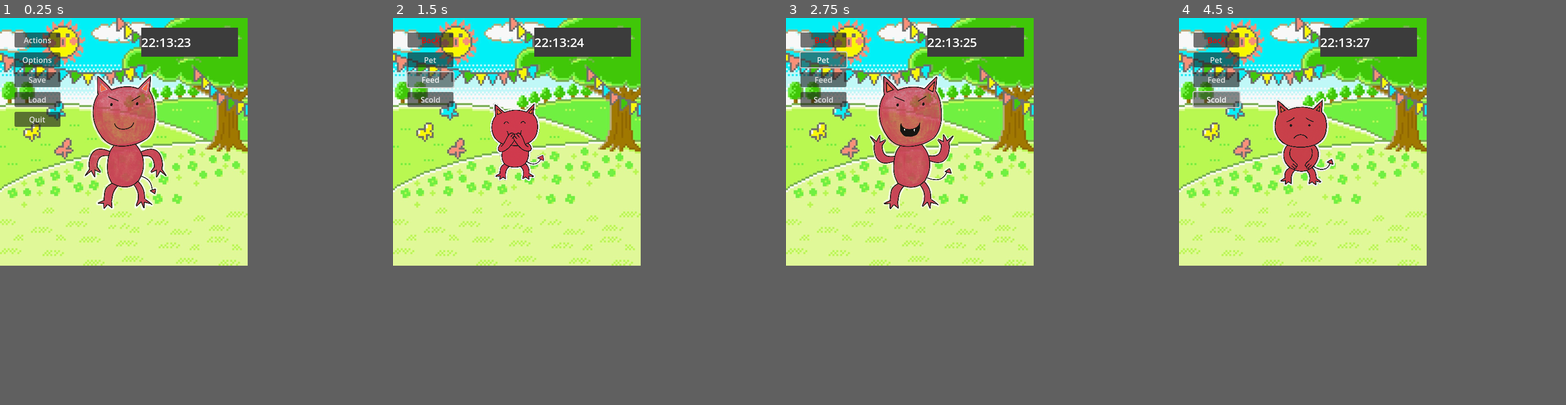
Above: before the commit, frames 1-4 (left to right).
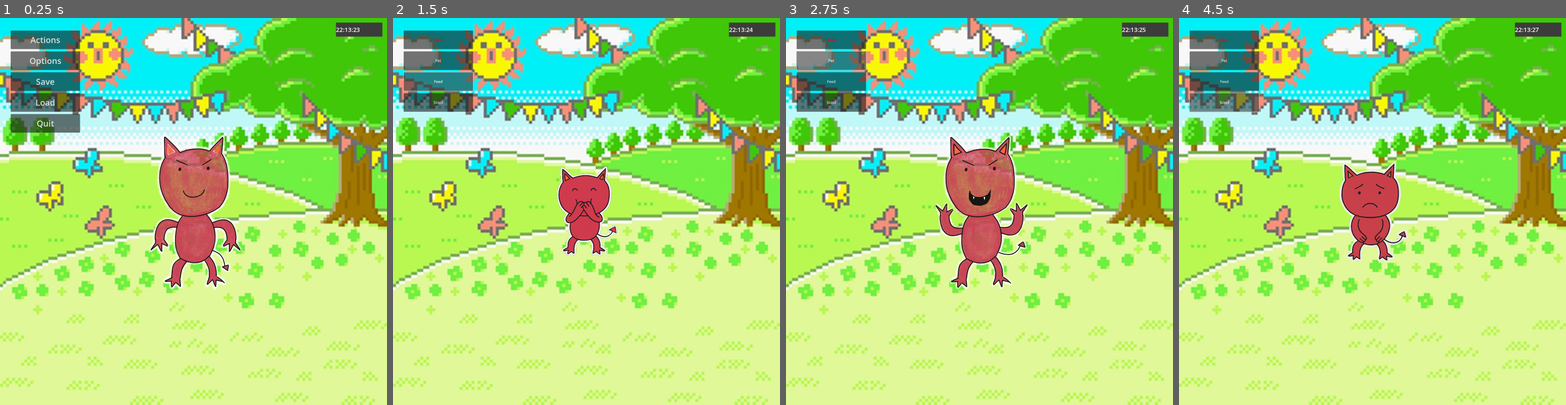
Above: after the commit, the same moments.

Repository: Izendi/egg_friend
Game: Godot game, scene res://assets/scenes/areas/tamagotchi_global.tscn
The game is run twice, just before and just after one commit, with the same random seed, the same clock (stepped at 60 frames per second) and the same inputs.
Inputs:
- Up to frame 1 (0.25 s): no input
- Up to frame 2 (1.5 s): click "Actions" at 0.5 s; click "Feed" at 1.25 s
- Up to frame 3 (2.75 s): click "Pet" at 2 s
- Up to frame 4 (4.5 s): tap Enter (ui_accept) at 2.75, 3.02, 3.77 s; hold Right (ui_right) 2.78-4.25 s; click "Scold" at 4.25 s
In our replay, the window is 512x512 before the commit and 800x800 after it. These sizes can differ from the game's own. Grey fills any space a smaller window leaves; there, only what the larger window draws over its background counts as a difference.

The runs differ from the first frame. In frame 1, 62% of the frame differs, in the area x 0-100%, y 0-100%; in frame 2, 61%; in frame 3, 61%; in frame 4, 61%.

Commit message:
egg friend now remains centred, scaled with the viewport size and can have its size adjusted in the inspector

Diff:
--- a/assets/scenes/areas/node_2d_egg_friend_1_child.gd
+++ b/assets/scenes/areas/node_2d_egg_friend_1_child.gd
@@ -1,5 +1,4 @@
 extends "res://assets/scenes/areas/node_2d_i_egg_friend.gd"
-
 
 # Called when the node enters the scene tree for the first time.
 func _ready():
--- a/assets/scenes/areas/node_2d_i_egg_friend.gd
+++ b/assets/scenes/areas/node_2d_i_egg_friend.gd
@@ -11,6 +11,7 @@
 	current_anim = "idle"
 
 
+
 # Called every frame. 'delta' is the elapsed time since the previous frame.
 func _process(delta):
 	pass
@@ -18,6 +19,36 @@
 		#print("Frames resource loaded!")
 	#else:
 		#print("No frames assigned yet.")
+
+func resize_and_centre_egg_friend_sprite(size_vec: Vector2) -> void:
+	if _animated_sprite == null: #ensure this is not null
+		return
+
+	var view_size: Vector2 = get_viewport_rect().size
+	var tex_size: Vector2 = _animated_sprite.sprite_frames.get_frame_texture(current_anim, 0).get_size()
+
+	var scale_factors := view_size / tex_size
+	var s : float = max(scale_factors.x, scale_factors.y)
+	_animated_sprite.scale = size_vec #Vector2(s, s)
+	_animated_sprite.position = view_size * 0.5
+
+	#var animation_names = _animated_sprite.sprite_frames.get_animation_names()
+
+	#if animation_names.size() == 0: #ensure there are animations to loop over
+		#return
+	#
+	#var frames: SpriteFrames = _animated_sprite.sprite_frames
+	#
+	#for anim_name in animation_names:
+		#var frame_count = frames.get_frame_count(anim_name)
+	#
+		#for i in range(frame_count):
+			#var tex: Texture2D = frames.get_frame_texture(anim_name, i)
+			#var size = tex.get_size()
+
+			#tex.scale = size_vec
+			#tex.position = get_viewport_rect().size * 0.5
+
 
 func setAnimation(new_anim: String):
 	if new_anim != current_anim:
--- a/assets/scenes/areas/tamagotchi_global.gd
+++ b/assets/scenes/areas/tamagotchi_global.gd
@@ -28,8 +28,14 @@
 
 @export var idleReturnBuffer: float = default_ReturnBuffer
 
+@export var egg_Friend_Scale: Vector2 = Vector2(0.5, 0.5)
+
+var current_egg_Friend_Scale: Vector2 = Vector2(0.5, 0.5)
+
 # Called when the node enters the scene tree for the first time.
 func _ready():
+	# NORMAL WORK:
+
 	#Connect to save game signal
 	menuSystem.save_game.connect(_on_save_game_request)
 	menuSystem.load_game.connect(_on_load_game_request)
@@ -47,6 +53,12 @@
 
 	#load default egg friend:
 	load_egg_friend("res://assets/scenes/areas/node_2d_egg_friend_1.tscn")
+
+
+	#For Debugging Purposes:
+	current_egg_Friend_Scale = egg_Friend_Scale
+	fit_egg_friend_to_viewport(current_egg_Friend_Scale)
+
 
 func _on_save_game_request(profileName: String, saveSlotNum: int):
 	var save_path = "user://savegame_" + profileName + "_" + str(saveSlotNum) + ".json"
@@ -79,6 +91,13 @@
 
 	print(result)
 
+
+func fit_egg_friend_to_viewport(scale_vector: Vector2) -> void:
+	if selected_egg_friend == null:
+		return
+
+	var view_size: Vector2 = $Node2D_world.get_viewport_rect().size
+	selected_egg_friend.resize_and_centre_egg_friend_sprite(scale_vector)
 
 func _on_pet_egg_friend() -> void:
 	print("you pet your egg friend!")
@@ -142,13 +161,13 @@
 func _on_button_feed_pressed():
 	if current_level:
 		print("Feed Button Pressed")
-		selected_egg_friend.setAnimation("eating")
+		set_current_egg_friend_animation("eating")
 
 
 func _on_button_freeze_pressed():
 	if current_level:
 		print("Freeze Button Pressed")
-		selected_egg_friend.setAnimation("sad")
+		set_current_egg_friend_animation("sad")
 
 func need_to_reset_to_idle(newIdleCount: float, newIdleReturnBuffer: float) -> void:
 	bool_needToResetToIdele = true
@@ -170,3 +189,8 @@
 	var m = str(now.minute).pad_zeros(2)
 	var s = str(now.second).pad_zeros(2)
 	topRight_label.text = "%s:%s:%s" % [h, m, s]
+
+
+	if current_egg_Friend_Scale != egg_Friend_Scale:
+		current_egg_Friend_Scale = egg_Friend_Scale
+		fit_egg_friend_to_viewport(current_egg_Friend_Scale)
--- a/assets/scenes/areas/tamagotchi_global.tscn
+++ b/assets/scenes/areas/tamagotchi_global.tscn
@@ -11,6 +11,7 @@
 
 [node name="Node_tamagotchi_global" type="Node"]
 script = ExtResource("1_cxcdh")
+egg_Friend_Scale = Vector2(0.4, 0.4)
 
 [node name="Node2D_world" type="Node2D" parent="."]
 
@@ -52,17 +53,17 @@
 
 [node name="Control" type="Control" parent="CanvasLayer"]
 layout_mode = 3
-anchors_preset = 0
-offset_left = 30.0
-offset_top = 30.0
-offset_right = 150.0
-offset_bottom = 430.0
+anchors_preset = 15
+anchor_right = 1.0
+anchor_bottom = 1.0
+offset_right = -1406.0
+offset_bottom = -1066.0
 
 [node name="VBoxContainer" type="VBoxContainer" parent="CanvasLayer/Control"]
 visible = false
 layout_mode = 1
 anchors_preset = -1
-anchor_right = 0.791667
+anchor_right = 0.963
 anchor_bottom = 0.515
 theme_override_constants/separation = 10
 metadata/_edit_use_anchors_ = true
@@ -104,54 +105,78 @@
 [node name="Main_menu" type="VBoxContainer" parent="CanvasLayer/Control"]
 layout_mode = 1
 anchors_preset = -1
-anchor_right = 0.791667
-anchor_bottom = 0.515
+anchor_left = 0.176
+anchor_top = 0.09
+anchor_right = 1.321
+anchor_bottom = 0.904
+offset_left = -0.112003
+offset_top = -0.18
+offset_right = -0.10202
+offset_bottom = -0.208008
 theme_override_constants/separation = 10
 metadata/_edit_use_anchors_ = true
 
 [node name="Button_actions" type="Button" parent="CanvasLayer/Control/Main_menu"]
-layout_mode = 2
+custom_minimum_size = Vector2(0, 80)
+layout_mode = 2
+theme_override_font_sizes/font_size = 36
 text = "Actions"
 
 [node name="Button_options" type="Button" parent="CanvasLayer/Control/Main_menu"]
-layout_mode = 2
+custom_minimum_size = Vector2(0, 80)
+layout_mode = 2
+theme_override_font_sizes/font_size = 36
 text = "Options"
 
 [node name="Button_save" type="Button" parent="CanvasLayer/Control/Main_menu"]
-layout_mode = 2
+custom_minimum_size = Vector2(0, 80)
+layout_mode = 2
+theme_override_font_sizes/font_size = 36
 text = "Save"
 
 [node name="Button_load" type="Button" parent="CanvasLayer/Control/Main_menu"]
-layout_mode = 2
+custom_minimum_size = Vector2(0, 80)
+layout_mode = 2
+theme_override_font_sizes/font_size = 36
 text = "Load"
 
 [node name="Button_quit" type="Button" parent="CanvasLayer/Control/Main_menu"]
-layout_mode = 2
+custom_minimum_size = Vector2(0, 80)
+layout_mode = 2
+theme_override_font_sizes/font_size = 36
 text = "Quit"
 
 [node name="Action_menu" type="VBoxContainer" parent="CanvasLayer/Control"]
 visible = false
 layout_mode = 1
 anchors_preset = -1
-anchor_right = 0.791667
-anchor_bottom = 0.515
+anchor_left = 0.175573
+anchor_top = 0.089701
+anchor_right = 1.321
+anchor_bottom = 0.903668
+offset_right = -0.10202
+offset_bottom = -0.00802612
 theme_override_constants/separation = 10
 metadata/_edit_use_anchors_ = true
 
 [node name="Button_back" type="Button" parent="CanvasLayer/Control/Action_menu"]
+custom_minimum_size = Vector2(0, 80)
 layout_mode = 2
 theme_override_colors/font_color = Color(0.956863, 0, 0, 1)
 text = "Back"
 
 [node name="Button_pet" type="Button" parent="CanvasLayer/Control/Action_menu"]
+custom_minimum_size = Vector2(0, 80)
 layout_mode = 2
 text = "Pet"
 
 [node name="Button_feed" type="Button" parent="CanvasLayer/Control/Action_menu"]
+custom_minimum_size = Vector2(0, 80)
 layout_mode = 2
 text = "Feed"
 
 [node name="Button_scold" type="Button" parent="CanvasLayer/Control/Action_menu"]
+custom_minimum_size = Vector2(0, 80)
 layout_mode = 2
 text = "Scold"
 
@@ -159,13 +184,16 @@
 visible = false
 layout_mode = 1
 anchors_preset = -1
-anchor_right = 0.791667
-anchor_bottom = 0.515
+anchor_left = 0.176
+anchor_top = 0.09
+anchor_right = 1.321
+anchor_bottom = 0.854
 theme_override_constants/separation = 10
 metadata/_edit_use_anchors_ = true
 
 [node name="Button_back" type="Button" parent="CanvasLayer/Control/Options_menu"]
 layout_mode = 2
+size_flags_vertical = 3
 theme_override_colors/font_color = Color(0.956863, 0, 0, 1)
 text = "Back"
 
@@ -232,12 +260,6 @@
 [connection signal="pressed" from="CanvasLayer/Control/VBoxContainer/Button_feed" to="." method="_on_button_feed_pressed"]
 [connection signal="pressed" from="CanvasLayer/Control/VBoxContainer/Button_feed" to="CanvasLayer" method="_on_button_feed_pressed"]
 [connection signal="pressed" from="CanvasLayer/Control/VBoxContainer/Button_freeze" to="." method="_on_button_freeze_pressed"]
-[connection signal="pressed" from="CanvasLayer/Control/VBoxContainer/Button_Room_1" to="." method="_on_button_room_1_pressed"]
-[connection signal="pressed" from="CanvasLayer/Control/VBoxContainer/Button_Room_2" to="." method="_on_button_room_2_pressed"]
-[connection signal="pressed" from="CanvasLayer/Control/VBoxContainer/Button_Room_3" to="." method="_on_button_room_3_pressed"]
-[connection signal="pressed" from="CanvasLayer/Control/VBoxContainer/Button_Egg_Friend_1" to="." method="_on_button_egg_friend_1_pressed"]
-[connection signal="pressed" from="CanvasLayer/Control/VBoxContainer/Button_Egg_Friend_2" to="." method="_on_button_egg_friend_2_pressed"]
-[connection signal="pressed" from="CanvasLayer/Control/VBoxContainer/Button_Egg_Friend_3" to="." method="_on_button_egg_friend_3_pressed"]
 [connection signal="pressed" from="CanvasLayer/Control/Main_menu/Button_actions" to="CanvasLayer" method="_on_button_actions_pressed"]
 [connection signal="pressed" from="CanvasLayer/Control/Main_menu/Button_options" to="CanvasLayer" method="_on_button_options_pressed"]
 [connection signal="pressed" from="CanvasLayer/Control/Main_menu/Button_save" to="CanvasLayer" method="_on_button_save_pressed"]
--- a/project.godot
+++ b/project.godot
@@ -17,8 +17,9 @@
 
 [display]
 
-window/size/viewport_width=512
-window/size/viewport_height=512
+window/size/viewport_width=1668
+window/size/viewport_height=1668
+window/stretch/mode="viewport"
 
 [rendering]
 
